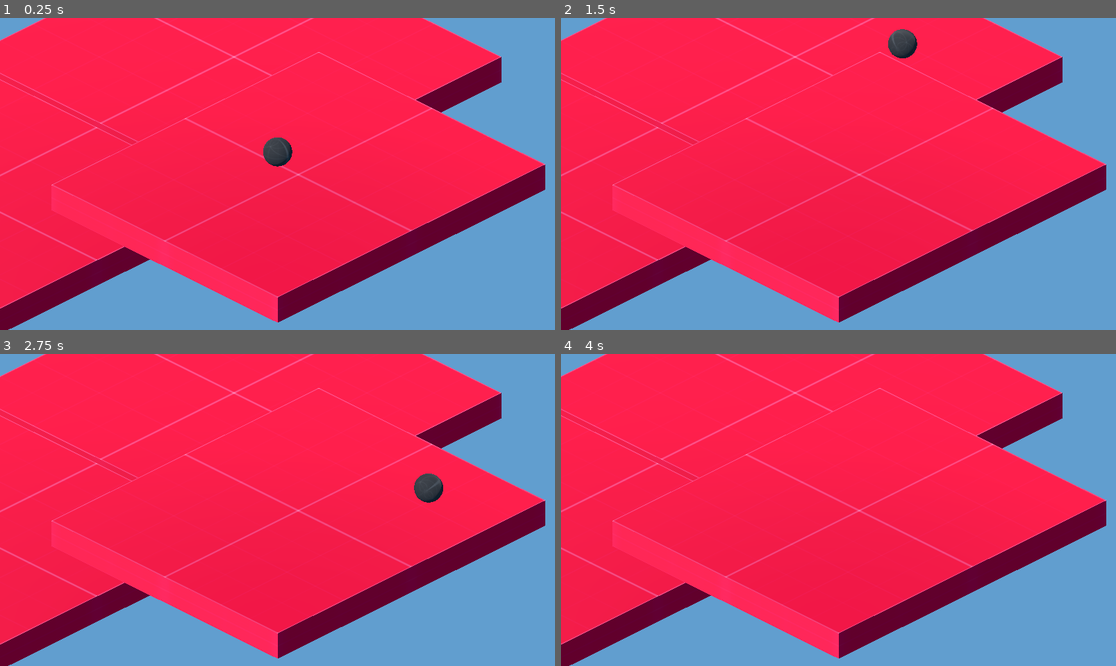
Above: before the commit, frames 1-4 (two rows, left to right).
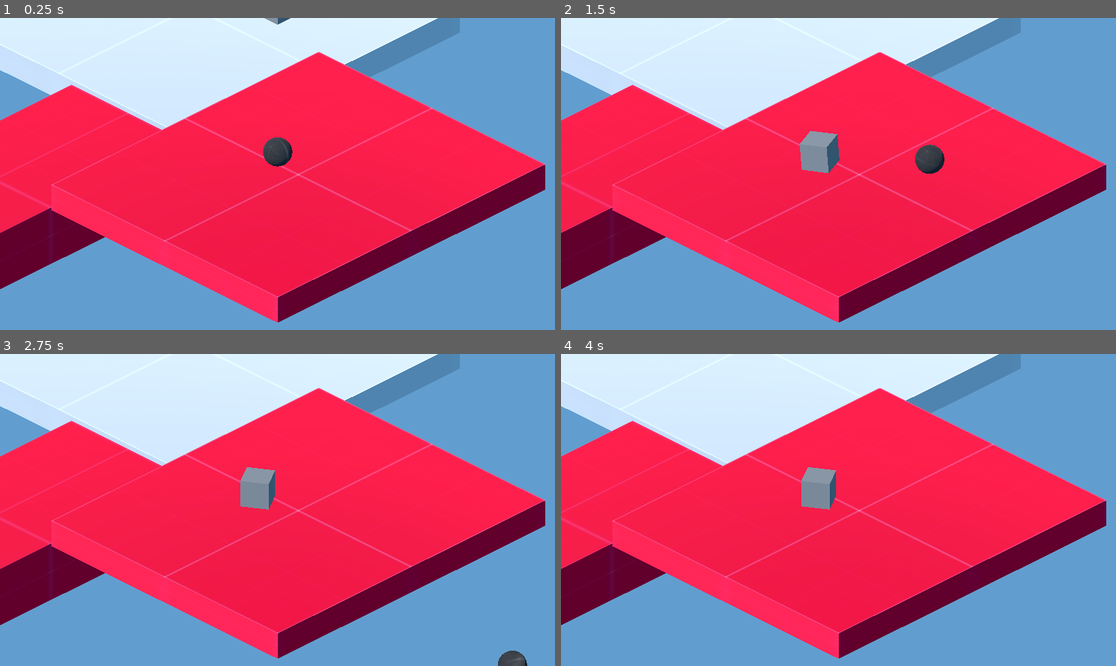
Above: after the commit, the same moments.

Repository: RandomPuddles/Game-Jam
Game: Godot game, scene res://Scenes/Main.tscn
Same seed, same stepped clock (60 frames per second), same inputs: the game is played once before the commit and once after it.
Inputs:
- Up to frame 1 (0.25 s): no input
- Up to frame 2 (1.5 s): hold D (Right) 0.53-1.28 s; hold R (Resume, bound only after the commit) 0.53-1.28 s; tap Space (Jump) at 0.77 s; tap E (Slow, bound only after the commit) at 0.8, 1.35 s; hold S (Backward) from 1.28 s (still down)
- Up to frame 3 (2.75 s): tap Space (Jump) at 1.52 s; tap R (Resume, bound only after the commit) at 1.55 s; release S (Backward) at 2.03 s; hold D (Right) from 2.03 s (still down); hold Shift (Boost) from 2.03 s (still down); tap E (Slow, bound only after the commit) at 2.3 s
- Up to frame 4 (4 s): release D (Right) at 2.78 s; release Shift (Boost) at 2.78 s; hold W (Forward) 2.78-3.53 s; tap R (Resume, bound only after the commit) at 2.85 s; tap Space (Jump) at 3.02, 3.77 s; hold A (Left) from 3.53 s (still down); hold E (Slow, bound only after the commit) from 3.53 s (still down)

The runs differ from the first frame. In frame 1, 28% of the frame differs, in the area x 0-91%, y 0-100%; in frame 2, 29%; in frame 3, 29%, in the area x 0-95%, y 0-100%; in frame 4, 28%.

Commit message:
Added time slow button

Diff:
--- a/game-jam/Code/marble.gd
+++ b/game-jam/Code/marble.gd
@@ -5,7 +5,7 @@
 @export var max_ang_speed: float = 50.0
 @export var boost_multiple: float = 3.0
 var camera_3d : Camera3D
-@export var jump_force: float = 5.0
+@export var jump_force: float = 1.0
 @export var normal_friction: float = 3.15
 @export var ice_friction: float = 0.30
 @export var normal_bounce: float = 0.0
@@ -37,20 +37,22 @@
 				apply_impulse(Vector3(0, 1, 0) * jump_force)
 	current_move_force = move_force # reset current_move_force back to original move_force after boosting
 
+	# progressively slow time while pressing the Slow button
+	if Input.is_action_pressed("Slow"):
+		if Engine.time_scale > 0:
+			Engine.time_scale -= 0.05
+			if Engine.time_scale < 0:
+				Engine.time_scale = 0
+	# resume time when the Resume button is pressed
+	if Input.is_action_pressed("Resume"):
+		if Engine.time_scale < 1:
+			Engine.time_scale += 0.05
+			if Engine.time_scale > 1:
+				Engine.time_scale = 1
+
 	# clamp rotational velocity
 	if angular_velocity.length() > max_ang_speed:
 		angular_velocity = angular_velocity.normalized() * max_ang_speed
 
-	# lower friction if on object in group "Ice"
-	var on_ice: bool = false
-	var bodies2 = get_colliding_bodies()
-	for body in bodies2:
-		if body.is_in_group("Ice"):
-			on_ice = true
-	if on_ice:
-		physics_material_override.friction = ice_friction
-	else:
-		physics_material_override.friction = normal_friction
-
 func _exit_tree() -> void:
 	pass
--- /dev/null
+++ b/game-jam/Scenes/Ice_Floor.tscn
@@ -0,0 +1,24 @@
+[gd_scene load_steps=5 format=3 uid="uid://cunlbd1wf56mu"]
+
+[ext_resource type="Texture2D" uid="uid://cddeforaifwce" path="res://Assets/kenney_prototype-textures/PNG/Light/texture_02.png" id="1_s3w6a"]
+[ext_resource type="Script" uid="uid://d32d3sc0jba0a" path="res://ice_area_3d.gd" id="2_s5kxe"]
+
+[sub_resource type="StandardMaterial3D" id="StandardMaterial3D_s5kxe"]
+albedo_texture = ExtResource("1_s3w6a")
+
+[sub_resource type="BoxShape3D" id="BoxShape3D_t7wa0"]
+size = Vector3(12.934204, 0.81140137, 12.903931)
+
+[node name="Node3D" type="Node3D" groups=["Ice"]]
+
+[node name="Icey_Floor" type="CSGBox3D" parent="." groups=["Ice"]]
+material_override = SubResource("StandardMaterial3D_s5kxe")
+use_collision = true
+size = Vector3(13, 1, 13)
+
+[node name="Area3D" type="Area3D" parent="Icey_Floor" groups=["Ice"]]
+script = ExtResource("2_s5kxe")
+
+[node name="CollisionShape3D" type="CollisionShape3D" parent="Icey_Floor/Area3D" groups=["Ice"]]
+transform = Transform3D(1, 0, 0, 0, 1, 0, 0, 0, 1, -0.026062012, 0.48413873, -0.02166748)
+shape = SubResource("BoxShape3D_t7wa0")
--- a/game-jam/Scenes/Main.tscn
+++ b/game-jam/Scenes/Main.tscn
@@ -1,8 +1,10 @@
-[gd_scene load_steps=7 format=3 uid="uid://cbmchv2i7tqwa"]
+[gd_scene load_steps=8 format=3 uid="uid://cbmchv2i7tqwa"]
 
 [ext_resource type="Texture2D" uid="uid://ccmvlinbvdh24" path="res://Assets/kenney_prototype-textures/PNG/Red/texture_02.png" id="1_kln2b"]
 [ext_resource type="PackedScene" uid="uid://y4sh7ttbpw7h" path="res://Scenes/Marble.tscn" id="2_idj7w"]
-[ext_resource type="Script" uid="uid://cuiblagmhs3sg" path="res://Scenes/bounce_area_3d.gd" id="2_kln2b"]
+[ext_resource type="PackedScene" uid="uid://ckx2wnm68i6y7" path="res://Scenes/Trampoline.tscn" id="4_pbw6q"]
+[ext_resource type="PackedScene" uid="uid://cunlbd1wf56mu" path="res://Scenes/Ice_Floor.tscn" id="4_rgh2o"]
+[ext_resource type="PackedScene" uid="uid://b2heri7rvl10r" path="res://Scenes/PhysicsBox.tscn" id="5_pbw6q"]
 
 [sub_resource type="Environment" id="Environment_c1w88"]
 background_mode = 1
@@ -10,9 +12,6 @@
 
 [sub_resource type="StandardMaterial3D" id="StandardMaterial3D_v1gob"]
 albedo_texture = ExtResource("1_kln2b")
-
-[sub_resource type="BoxShape3D" id="BoxShape3D_idj7w"]
-size = Vector3(12.934204, 0.81140137, 12.903931)
 
 [node name="Node3D" type="Node3D"]
 
@@ -33,23 +32,13 @@
 use_collision = true
 size = Vector3(13, 1, 11)
 
-[node name="Bouncy_Floor" type="CSGBox3D" parent="."]
-transform = Transform3D(1, 0, 0, 0, 1, 0, 0, 0, 1, -7.2220783, -2.0001683, -8.048067)
-material_override = SubResource("StandardMaterial3D_v1gob")
-use_collision = true
-size = Vector3(13, 1, 13)
+[node name="Marble" parent="." instance=ExtResource("2_idj7w")]
 
-[node name="Area3D" type="Area3D" parent="Bouncy_Floor" groups=["Bounce"]]
-script = ExtResource("2_kln2b")
+[node name="Trampoline" parent="." instance=ExtResource("4_pbw6q")]
+transform = Transform3D(1, 0, 0, 0, 2.2253773, 0, 0, 0, 0.4231406, -6.52333, -2, -7.2349453)
 
-[node name="CollisionShape3D" type="CollisionShape3D" parent="Bouncy_Floor/Area3D"]
-transform = Transform3D(1, 0, 0, 0, 1, 0, 0, 0, 1, -0.026062012, 0.48413873, -0.02166748)
-shape = SubResource("BoxShape3D_idj7w")
+[node name="Ice" parent="." instance=ExtResource("4_rgh2o")]
+transform = Transform3D(1, 0, 0, 0, 1, 0, 0, 0, 1, 6.722863, -1.404881, -10.863325)
 
-[node name="Icey_Floor" type="CSGBox3D" parent="." groups=["Ice"]]
-transform = Transform3D(1, 0, 0, 0, 1, 0, 0, 0, 1, 6.0311594, -1.9925857, -8.150128)
-material_override = SubResource("StandardMaterial3D_v1gob")
-use_collision = true
-size = Vector3(13, 1, 13)
-
-[node name="Marble" parent="." instance=ExtResource("2_idj7w")]
+[node name="Node3D" parent="." instance=ExtResource("5_pbw6q")]
+transform = Transform3D(1, 0, 0, 0, 1, 0, 0, 0, 1, 0, 6.71531, 0)
--- a/game-jam/Scenes/Marble.tscn
+++ b/game-jam/Scenes/Marble.tscn
@@ -15,17 +15,17 @@
 [sub_resource type="SphereMesh" id="SphereMesh_6hgf6"]
 material = SubResource("StandardMaterial3D_pbw6q")
 
-[node name="Node3D" type="Node3D"]
+[node name="Node3D" type="Node3D" groups=["Player"]]
 
-[node name="Marble" type="RigidBody3D" parent="."]
+[node name="Marble" type="RigidBody3D" parent="." groups=["Player"]]
 transform = Transform3D(1, 0, 0, 0, 1, 0, 0, 0, 1, 0, 0.5, 0)
 physics_material_override = SubResource("PhysicsMaterial_1q3qd")
 contact_monitor = true
 max_contacts_reported = 10
 script = ExtResource("1_4ln81")
 
-[node name="CollisionShape3D" type="CollisionShape3D" parent="Marble"]
+[node name="CollisionShape3D" type="CollisionShape3D" parent="Marble" groups=["Player"]]
 shape = SubResource("SphereShape3D_xett3")
 
-[node name="MeshInstance3D" type="MeshInstance3D" parent="Marble/CollisionShape3D"]
+[node name="MeshInstance3D" type="MeshInstance3D" parent="Marble/CollisionShape3D" groups=["Player"]]
 mesh = SubResource("SphereMesh_6hgf6")
--- /dev/null
+++ b/game-jam/Scenes/Trampoline.tscn
@@ -0,0 +1,24 @@
+[gd_scene load_steps=5 format=3 uid="uid://ckx2wnm68i6y7"]
+
+[ext_resource type="Texture2D" uid="uid://ccmvlinbvdh24" path="res://Assets/kenney_prototype-textures/PNG/Red/texture_02.png" id="1_hqes8"]
+[ext_resource type="Script" uid="uid://cuiblagmhs3sg" path="res://Code/bounce_area_3d.gd" id="2_2tg7s"]
+
+[sub_resource type="StandardMaterial3D" id="StandardMaterial3D_4b0je"]
+albedo_texture = ExtResource("1_hqes8")
+
+[sub_resource type="BoxShape3D" id="BoxShape3D_1lgx0"]
+size = Vector3(12.934204, 0.81140137, 12.903931)
+
+[node name="Node3D" type="Node3D" groups=["Bounce"]]
+
+[node name="Bouncy_Floor" type="CSGBox3D" parent="." groups=["Bounce"]]
+material_override = SubResource("StandardMaterial3D_4b0je")
+use_collision = true
+size = Vector3(13, 1, 13)
+
+[node name="Area3D" type="Area3D" parent="Bouncy_Floor" groups=["Bounce"]]
+script = ExtResource("2_2tg7s")
+
+[node name="CollisionShape3D" type="CollisionShape3D" parent="Bouncy_Floor/Area3D" groups=["Bounce"]]
+transform = Transform3D(1, 0, 0, 0, 1, 0, 0, 0, 1, -0.026062012, 0.48413873, -0.02166748)
+shape = SubResource("BoxShape3D_1lgx0")
--- /dev/null
+++ b/game-jam/ice_area_3d.gd
@@ -0,0 +1,21 @@
+extends Area3D
+
+# Called when the node enters the scene tree for the first time.
+func _ready() -> void:
+	body_entered.connect(_on_body_entered)
+	body_exited.connect(_on_body_exited)
+
+# Called every frame. 'delta' is the elapsed time since the previous frame.
+func _process(_delta: float) -> void:
+	pass
+
+func _physics_process(_delta: float) -> void:
+	pass
+
+func _on_body_entered(body: Node3D):
+	if body.is_in_group("Player"):
+		body.physics_material_override.friction = 0.35
+
+func _on_body_exited(body: Node3D):
+	if body.is_in_group("Player"):
+		body.physics_material_override.friction = 3.15
--- a/game-jam/project.godot
+++ b/game-jam/project.godot
@@ -18,6 +18,12 @@
 [dotnet]
 
 project/assembly_name="Game Jam"
+
+[global_group]
+
+Player=""
+Bounce=""
+Ice=""
 
 [input]
 
@@ -51,3 +57,13 @@
 "events": [Object(InputEventKey,"resource_local_to_scene":false,"resource_name":"","device":-1,"window_id":0,"alt_press …(191 unchanged characters)…
 ]
 }
+Slow={
+"deadzone": 0.2,
+"events": [Object(InputEventKey,"resource_local_to_scene":false,"resource_name":"","device":-1,"window_id":0,"alt_pressed":false,"shift_pressed":false,"ctrl_pressed":false,"meta_pressed":false,"pressed":false,"keycode":0,"physical_keycode":69,"key_label":0,"unicode":101,"location":0,"echo":false,"script":null)
+]
+}
+Resume={
+"deadzone": 0.2,
+"events": [Object(InputEventKey,"resource_local_to_scene":false,"resource_name":"","device":-1,"window_id":0,"alt_pressed":false,"shift_pressed":false,"ctrl_pressed":false,"meta_pressed":false,"pressed":false,"keycode":0,"physical_keycode":82,"key_label":0,"unicode":114,"location":0,"echo":false,"script":null)
+]
+}
Renamed: game-jam/Scenes/bounce_area_3d.gd -> game-jam/Code/bounce_area_3d.gd
Renamed: game-jam/Scenes/bounce_area_3d.gd.uid -> game-jam/Code/bounce_area_3d.gd.uid
Not shown, added: game-jam/ice_area_3d.gd.uid
